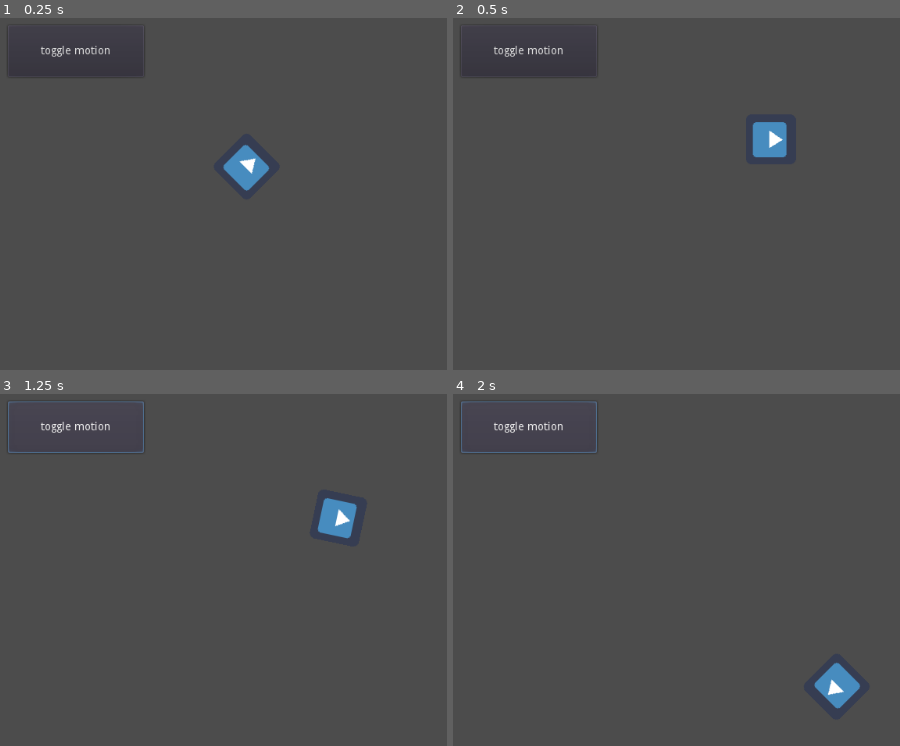
Above: before the commit, frames 1-4 (two rows, left to right).
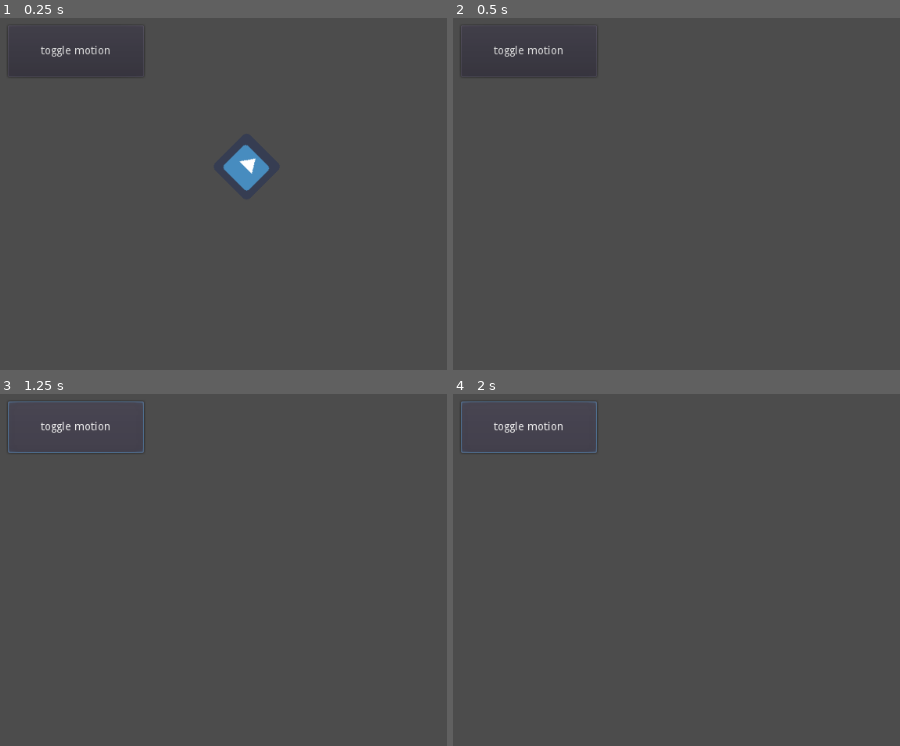
Above: after the commit, the same moments.

Repository: evan-walter/learn-godot
Game: Godot game, scene res://togglemotion.tscn
The game is run twice, just before and just after one commit, with the same random seed, the same clock (stepped at 60 frames per second) and the same inputs. The project has no main scene, so this scene is started directly. The engine's default icon, where the game draws it, is replaced by a stand-in: a white triangle on a blue panel in a dark square.
Inputs:
- Up to frame 1 (0.25 s): no input
- Up to frame 2 (0.5 s): no input
- Up to frame 3 (1.25 s): click "toggle motion" at 0.5 s
- Up to frame 4 (2 s): click "toggle motion" at 1.25 s

Frame 1 is identical in both runs. In frame 2, 0.8% of the frame differs, in the area x 66-75%, y 29-40%; in frame 3, 0.8%; in frame 4, 0.8%.

Commit message:
blinking toggle motion

Diff:
--- a/using-signals/ToggleMotion/Godot.gd
+++ b/using-signals/ToggleMotion/Godot.gd
@@ -2,6 +2,10 @@
 
 var speed = 400
 var angular_speed = PI
+
+func _ready():
+	var timer = get_node("Timer")
+	timer.connect("timeout", self, "_on_Timer_timeout")
 
 
 func _process(delta):
@@ -12,3 +16,7 @@
 
 func _on_Button_pressed():
 	set_process(not is_processing())
+
+
+func _on_Timer_timeout():
+	visible = not visible
--- a/using-signals/togglemotion.tscn
+++ b/using-signals/togglemotion.tscn
@@ -6,6 +6,10 @@
 
 [node name="Godot" parent="." instance=ExtResource( 1 )]
 position = Vector2( 321, 318 )
+
+[node name="Timer" type="Timer" parent="Godot"]
+wait_time = 0.4
+autostart = true
 
 [node name="Button" type="Button" parent="."]
 margin_left = 55.0
